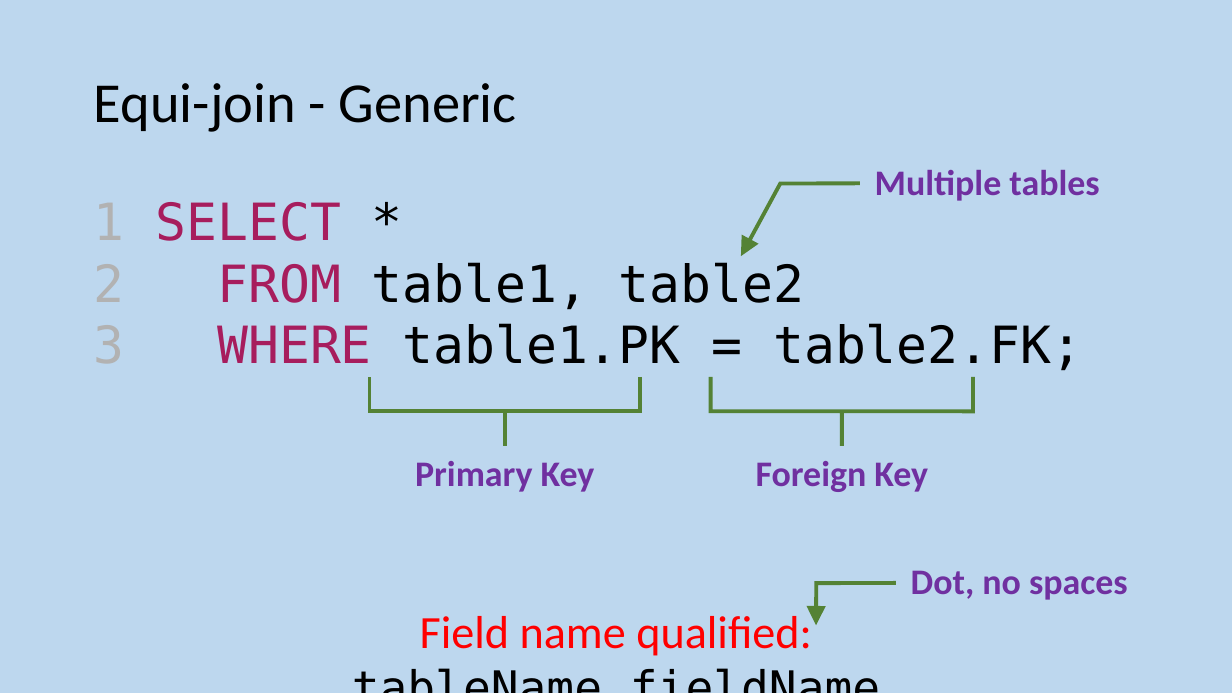
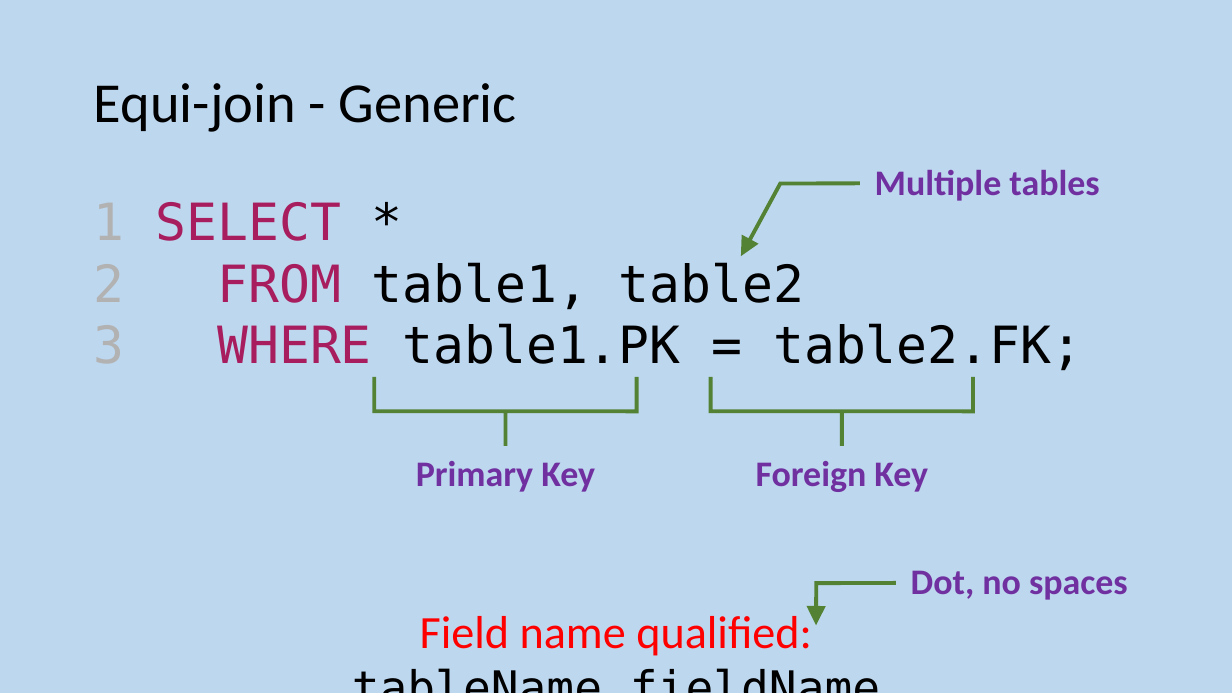
Before and after one commit to MrFriendCS/MrFriendCS.github.io, a slide deck: slide 73 of n5/ddd/N5 CS DDD Slides.pptx (slide 83 before the commit). Drawn at 1232x693 pixels with LibreOffice and Linux fonts; fonts in the diff are those of the drawing. Boxes give left, top, right and bottom in pixels: in the first picture for what was removed or moved away, otherwise in the second. Text is boxed around its words. In the diff, an @@ line names an element or a change of style, - is before the commit and + after.

```diff
--- a/n5/ddd/N5 CS DDD Slides.pptx
+++ b/n5/ddd/N5 CS DDD Slides.pptx
@@ right brace: place and size @@
-right brace at bbox=[370, 377, 640, 446]
+right brace at bbox=[375, 377, 637, 446]
```
Also in this commit, not shown: 8 other slides changed, 1 other file.
